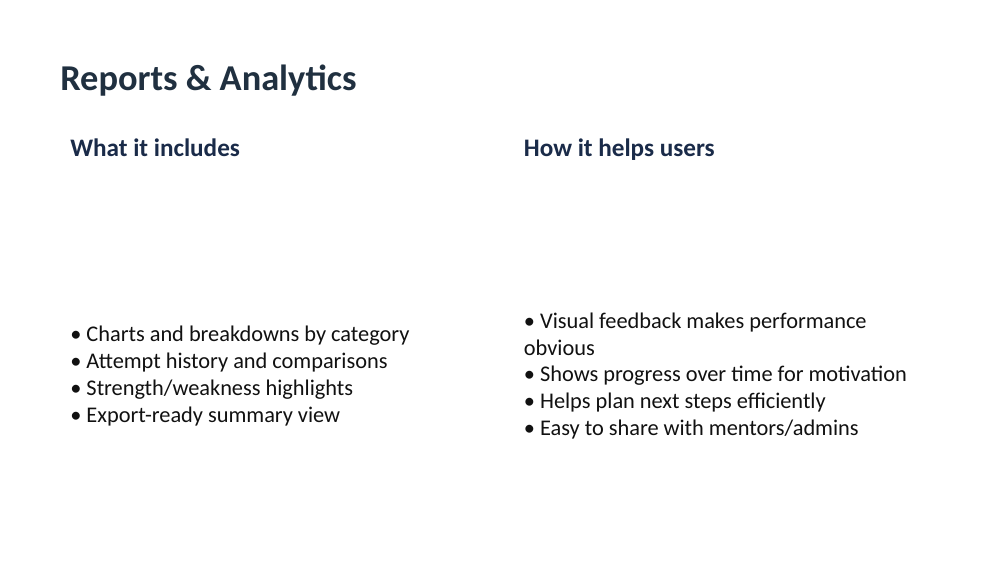
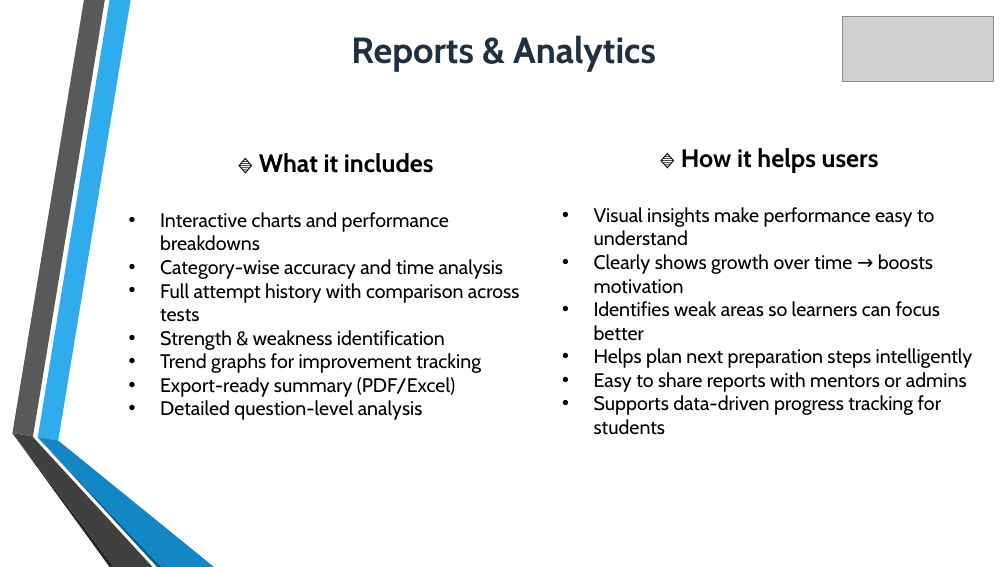
Before and after one commit to ManishKumarCs/learnify-platform, a slide deck: slide 8 of docs/learnify-platform-presentation.pptx (slide 9 before the commit). Drawn at 1008x567 pixels with LibreOffice and Linux fonts; fonts in the diff are those of the drawing; grey boxes stand for pictures. Boxes give left, top, right and bottom in pixels: in the first picture for what was removed or moved away, otherwise in the second. Text is boxed around its words. In the diff, an @@ line names an element or a change of style, - is before the commit and + after.

Commit message:
Update ML analytics, technical quizzes, and dashboard/UI changes

```diff
--- a/docs/learnify-platform-presentation.pptx
+++ b/docs/learnify-platform-presentation.pptx
@@ text "Reports & Analytics": place and size @@
-text "Reports & Analytics" at <box>60,64,357,96</box>
+text "Reports & Analytics" at <box>351,35,656,72</box>
@@ text "Reports & Analytics" at <box>351,35,656,72</box>: font Calibri to Cabin; alignment left to centre @@
@@ picture added at <box>843,17,994,82</box> @@
@@ text removed at <box>70,138,240,156</box> @@
-What it includes
@@ text removed at <box>524,138,715,160</box> @@
-How it helps users
@@ text at <box>594,148,973,435</box>: text changed; size 16 to 14 pt; font Calibri to Cabin; text colour #111111 to #000000 @@
-• Visual feedback makes performance obvious
-• Shows progress over time for motivation
-• Helps plan next steps efficiently
-• Easy to share with mentors/admins
+🔹 How it helps users
+• Visual insights make performance easy to understand
+• Clearly shows growth over time → boosts motivation
+• Identifies weak areas so learners can focus better
+• Helps plan next preparation steps intelligently
+• Easy to share reports with mentors or admins
+• Supports data-driven progress tracking for students
@@ text at <box>160,153,519,420</box>: text changed; size 16 to 14 pt; font Calibri to Cabin; text colour #111111 to #000000 @@
-• Charts and breakdowns by category
-• Attempt history and comparisons
-• Strength/weakness highlights
-• Export-ready summary view
+🔹 What it includes
+• Interactive charts and performance breakdowns
+• Category-wise accuracy and time analysis
+• Full attempt history with comparison across tests
+• Strength & weakness identification
+• Trend graphs for improvement tracking
+• Export-ready summary (PDF/Excel)
+• Detailed question-level analysis
@@ group added at <box>12,0,215,567</box>: 6 freeform shapes @@
```
Also in this commit, not shown: 35 other slides changed, 1 slide added, 2 slides removed, 19 other files.
